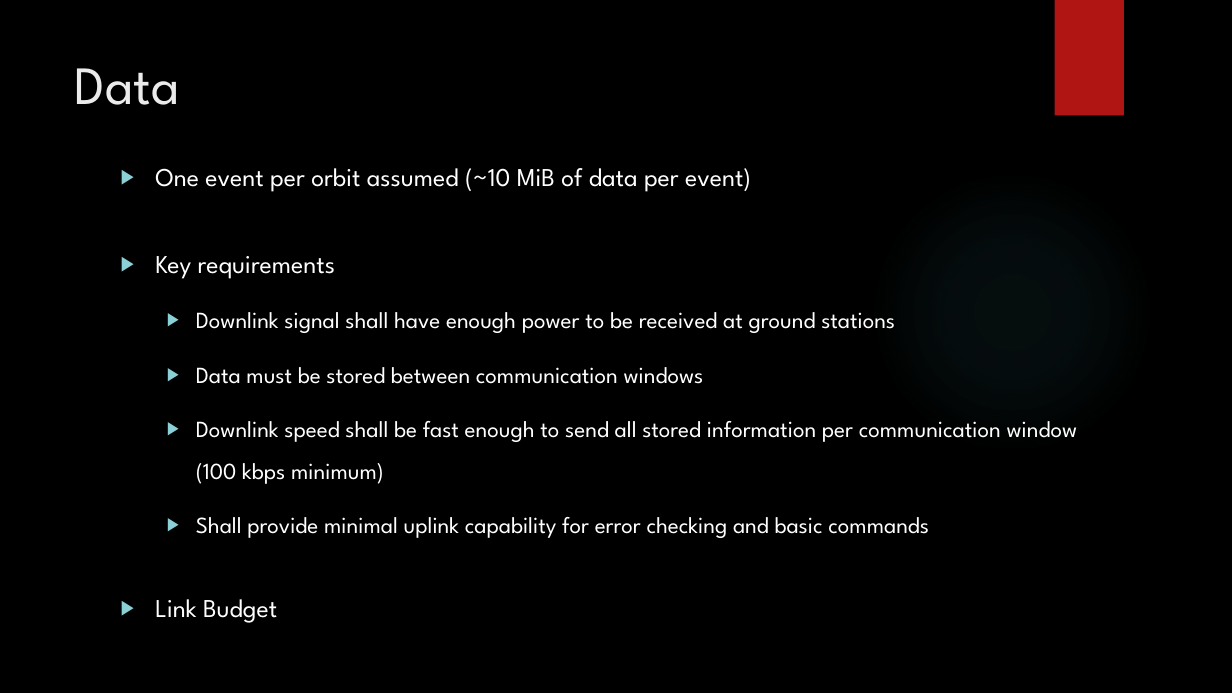
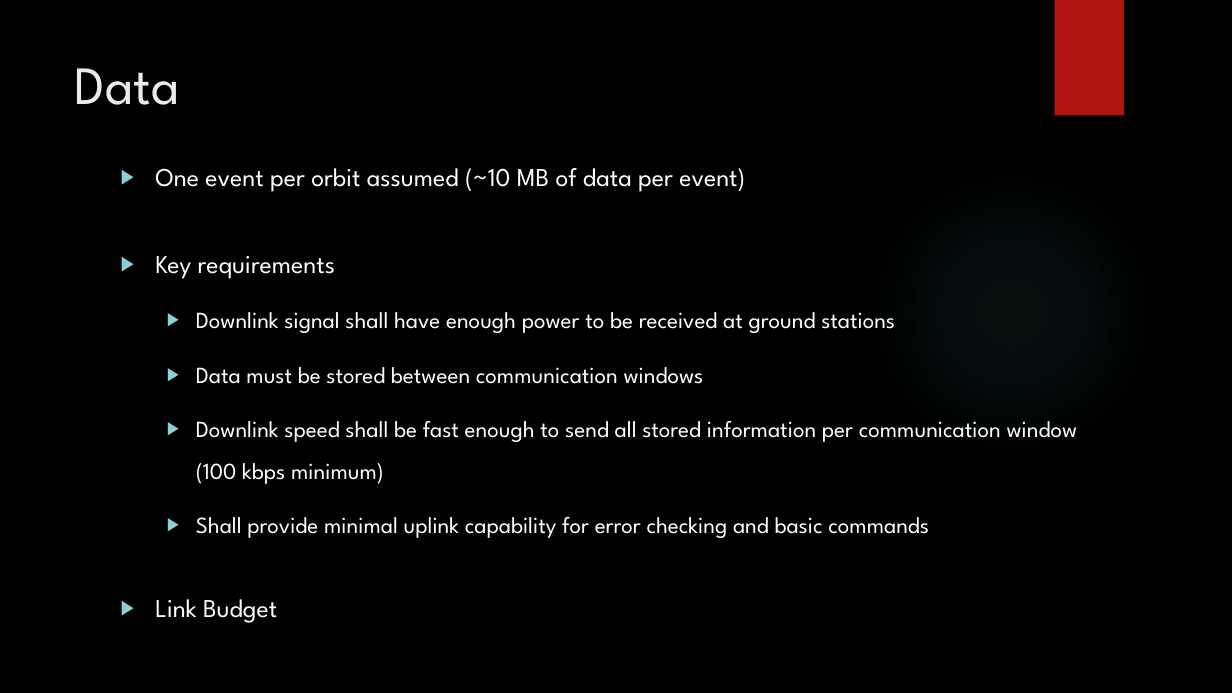
Before and after one commit to HASP-UMN/CubeSat, a slide deck: slide 18 of Presentations/PDR_Presentation.pptx. Drawn at 1232x693 pixels with LibreOffice and Linux fonts; fonts in the diff are those of the drawing; background and template pictures are left out. Boxes give left, top, right and bottom in pixels: in the first picture for what was removed or moved away, otherwise in the second. Text is boxed around its words. In the diff, an @@ line names an element or a change of style, - is before the commit and + after.

```diff
--- a/Presentations/PDR_Presentation.pptx
+++ b/Presentations/PDR_Presentation.pptx
@@ text at box(155, 168, 745, 192): text changed @@
-▶ One event per orbit assumed (~10 MiB of data per event)
+▶ One event per orbit assumed (~10 MB of data per event)
```
Also in this commit, not shown: 2 other slides changed.
